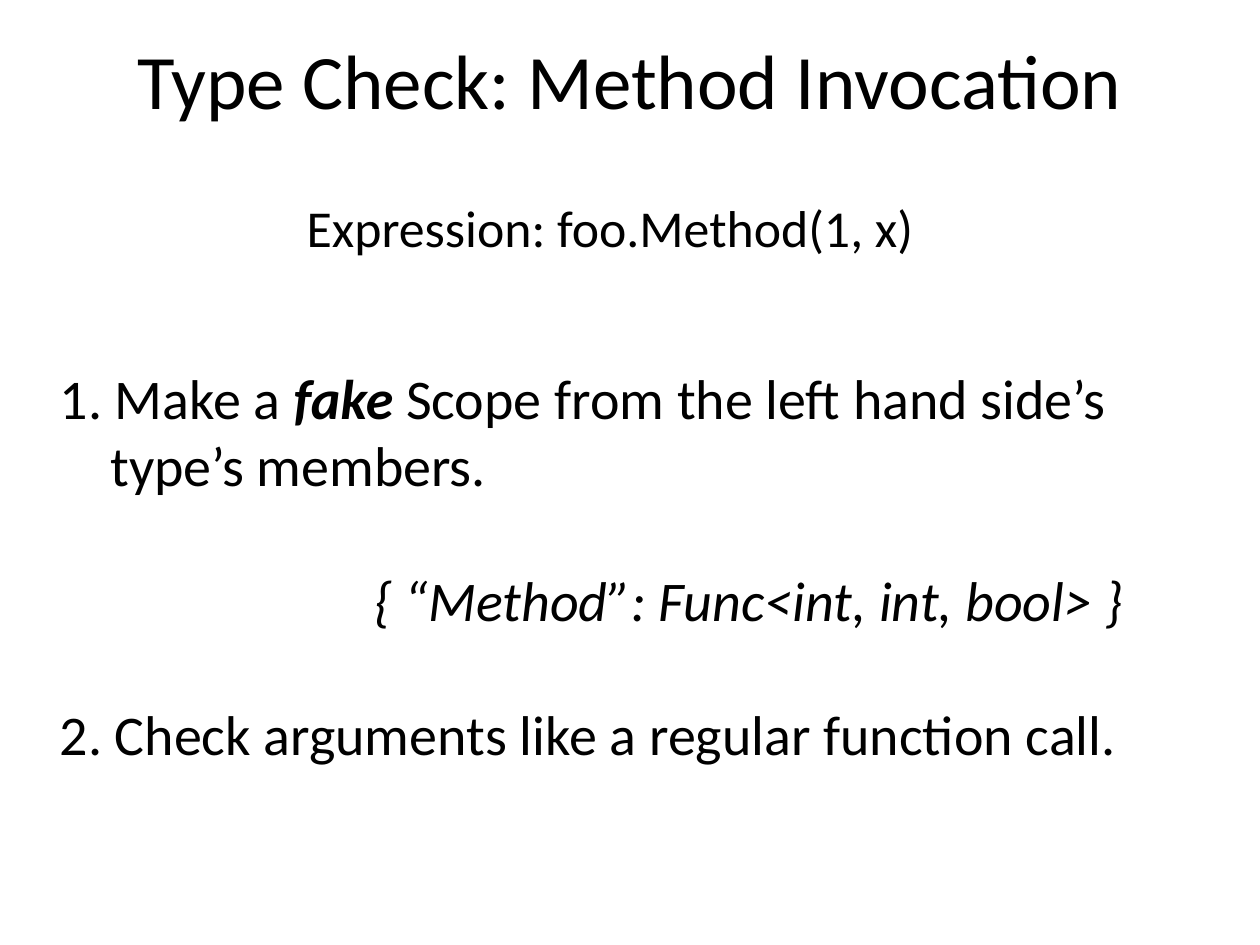
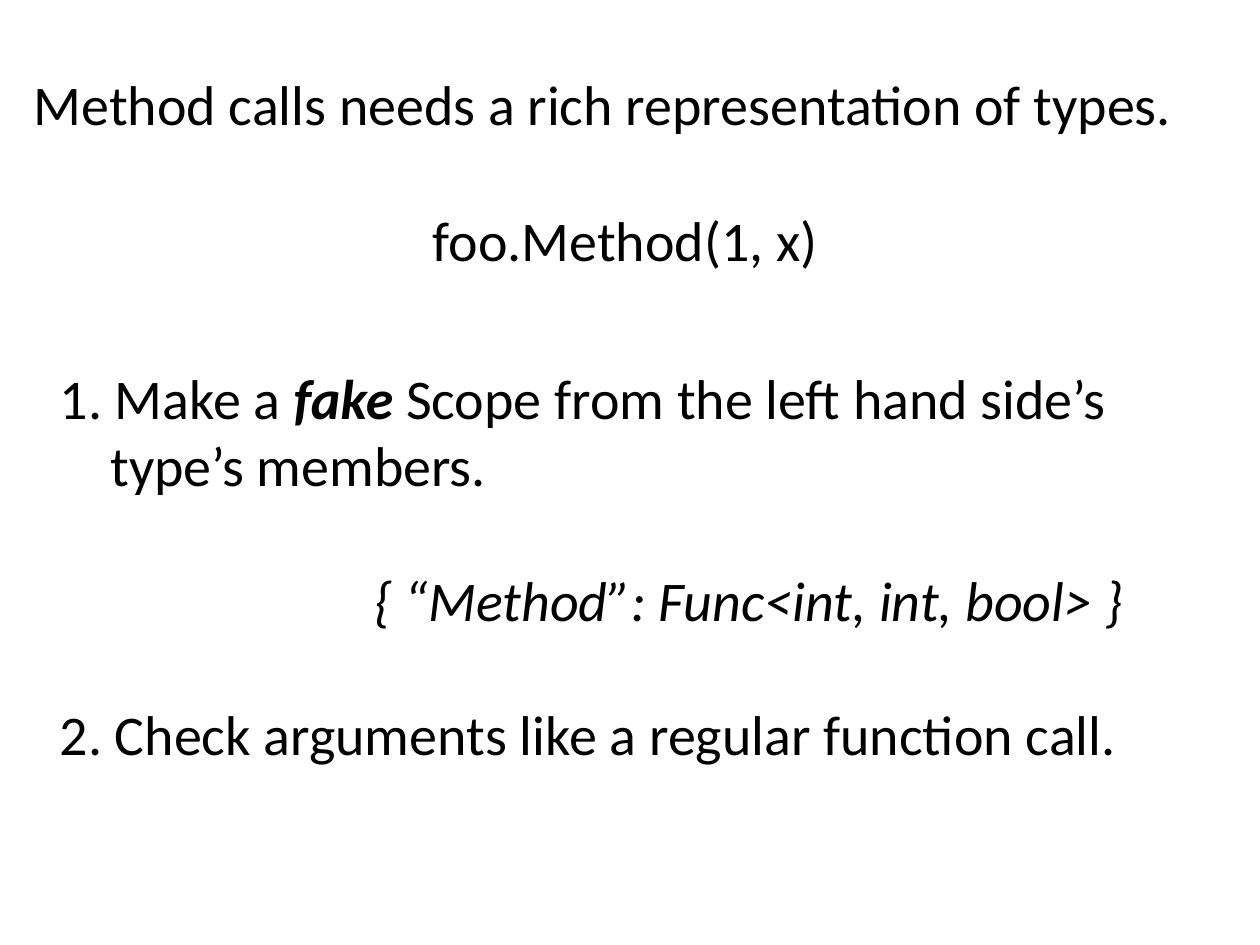
Before and after one commit to plioi/presentations, a slide deck: slide 16 of BuildingALanguage/BuildingALanguage.pptx (slide 15 before the commit). Drawn at 1260x945 pixels with LibreOffice and Linux fonts; fonts in the diff are those of the drawing. Boxes give left, top, right and bottom in pixels: in the first picture for what was removed or moved away, otherwise in the second. Text is boxed around its words. In the diff, an @@ line names an element or a change of style, - is before the commit and + after.

```diff
--- a/BuildingALanguage/BuildingALanguage.pptx
+++ b/BuildingALanguage/BuildingALanguage.pptx
@@ title removed at (137, 55, 1121, 122) @@
-Type Check: Method Invocation
@@ text added at (34, 86, 1171, 134), 32 pt, text #000000 @@
+Method calls needs a rich representation of types.
@@ text at (433, 220, 817, 269): text changed; size 29.6 to 32 pt @@
-Expression: foo.Method(1, x)
+foo.Method(1, x)
```
Also in this commit, not shown: 10 other slides changed, 2 slides added, 1 slide removed.
